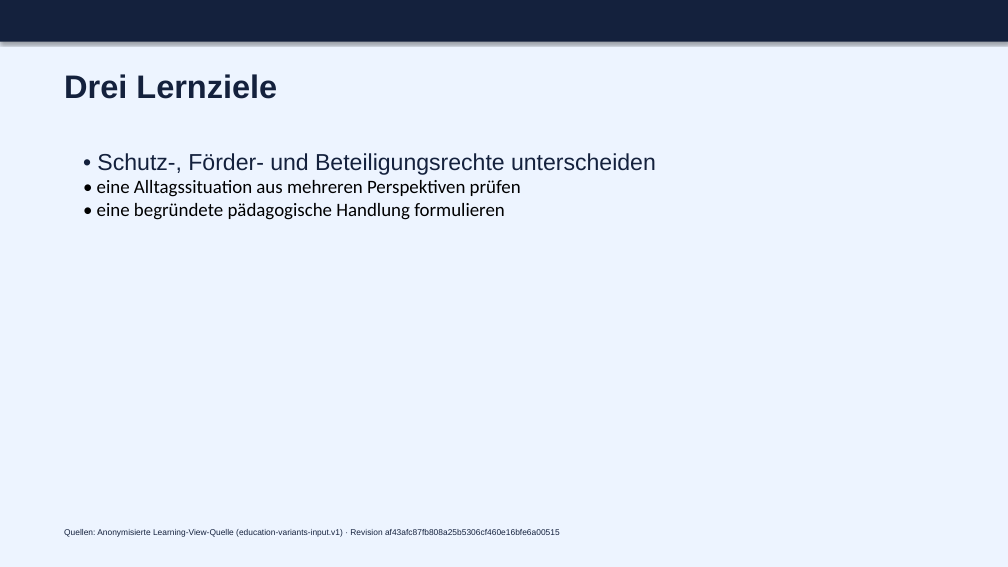
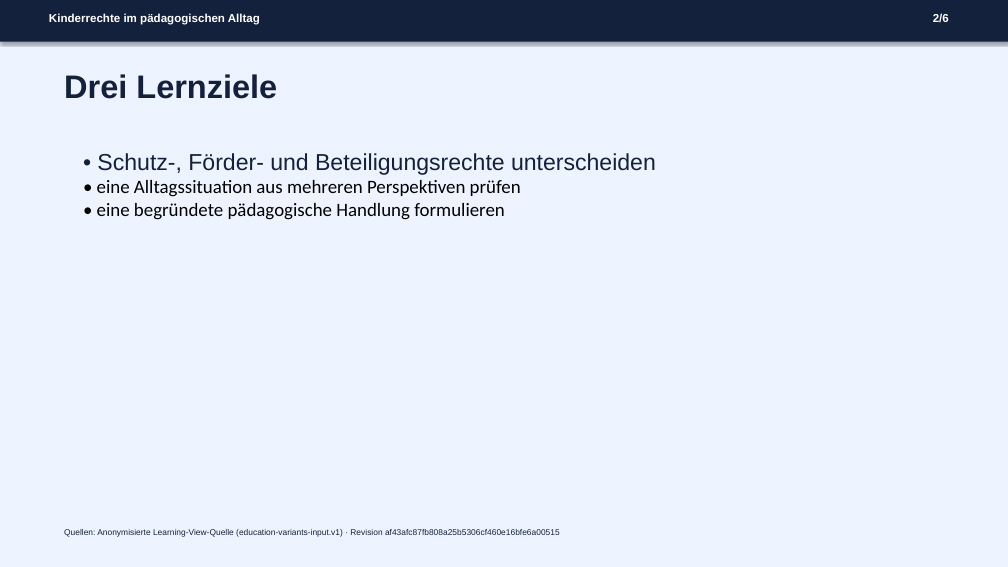
Before and after one commit to heimgewebe/schauwerk, a slide deck: slide 2 of docs/operators/evidence/sw012-buehne-20260711/education/public/presentation.pptx. Drawn at 1008x567 pixels with LibreOffice and Linux fonts; fonts in the diff are those of the drawing. Boxes give left, top, right and bottom in pixels: in the first picture for what was removed or moved away, otherwise in the second. Text is boxed around its words. In the diff, an @@ line names an element or a change of style, - is before the commit and + after.

```diff
--- a/docs/operators/evidence/sw012-buehne-20260711/education/public/presentation.pptx
+++ b/docs/operators/evidence/sw012-buehne-20260711/education/public/presentation.pptx
@@ text added at [49,13,260,25], 11 pt, text #FFFFFF, bold @@
+Kinderrechte im pädagogischen Alltag
@@ text added at [933,13,949,22], 11 pt, text #FFFFFF, bold @@
+2/6
```
Also in this commit, not shown: 5 other slides changed, 8 other files.
